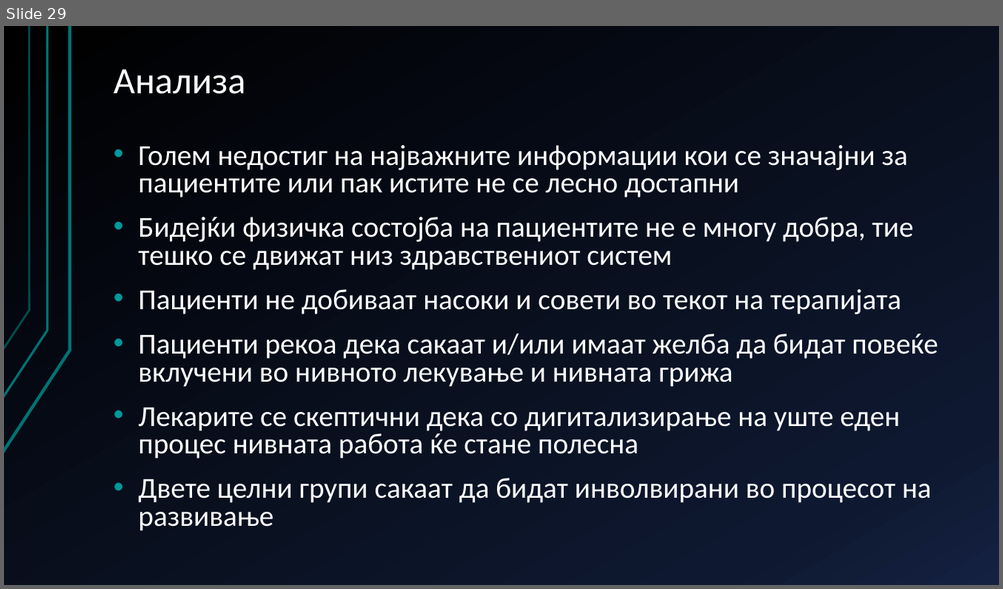
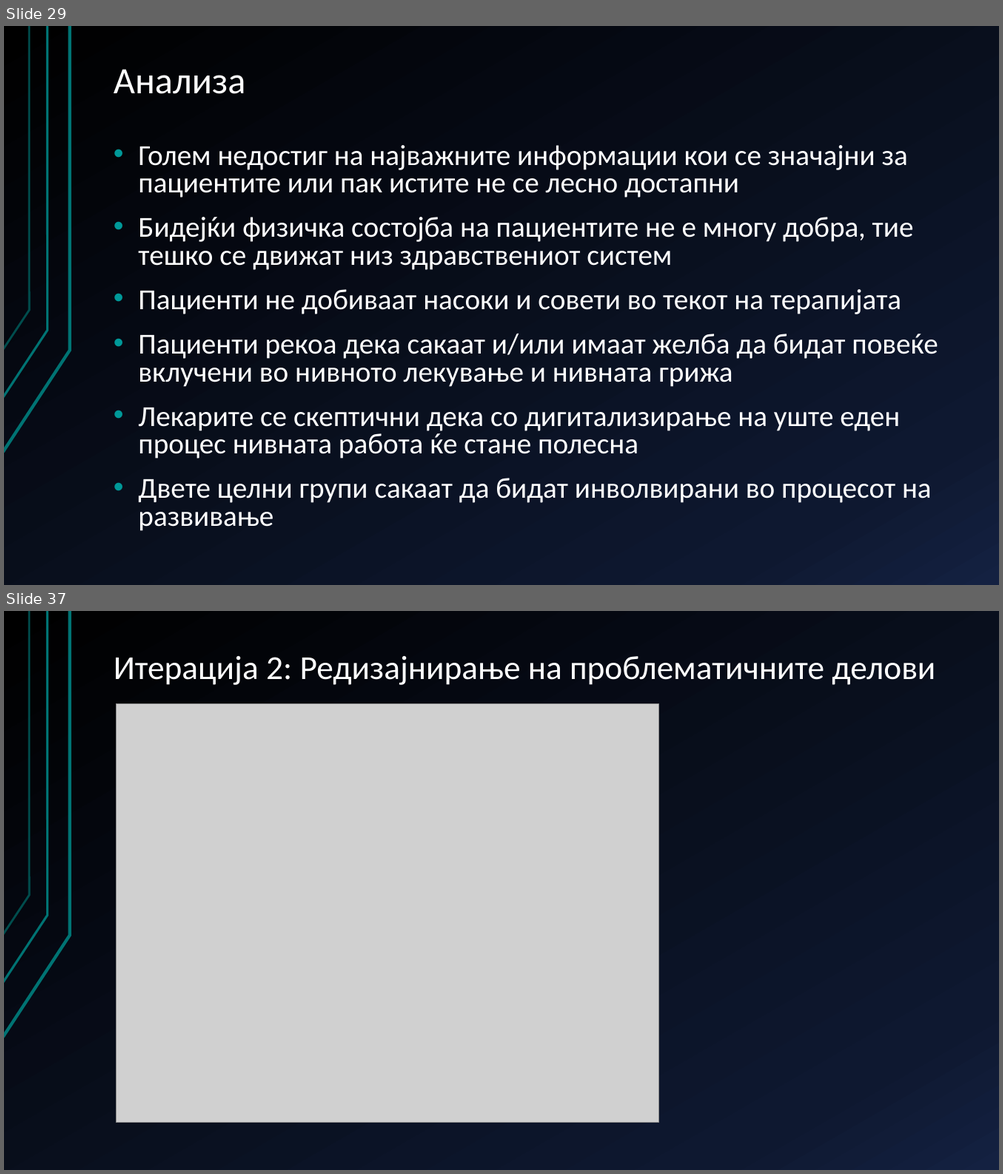
Before and after one commit to AlenDosev/Master, a slide deck: Master.pptx. Shown one above the other, each under a label of ours: slide 29 before the commit, slides 29 and 37 after it; the slides between them are not shown. The pictures are 1003x589 and 1003x1174 pixels, drawn with LibreOffice and Linux fonts; fonts in the diff are those of the drawing; grey boxes stand for pictures. Boxes give left, top, right and bottom in pixels: in the first picture for what was removed or moved away, otherwise in the second. Text is boxed around its words. In the diff, an @@ line names an element or a change of style, - is before the commit and + after.

```diff
--- a/Master.pptx
+++ b/Master.pptx
@@ slide 37 added at <box>4,611,999,1170</box>, background gradient #000000 to #0F1931 to #142242; not listed: 3 template elements that a slide beside it also shows @@
@@ title added at <box>114,656,935,685</box>, 32.4 pt, text #FFFFFF @@
+Итерација 2: Редизајнирање на проблематичните делови
@@ picture added at <box>116,704,659,1123</box> @@
```
Also in this commit, not shown: 16 other slides added, 3 slides removed, 1 other file.
